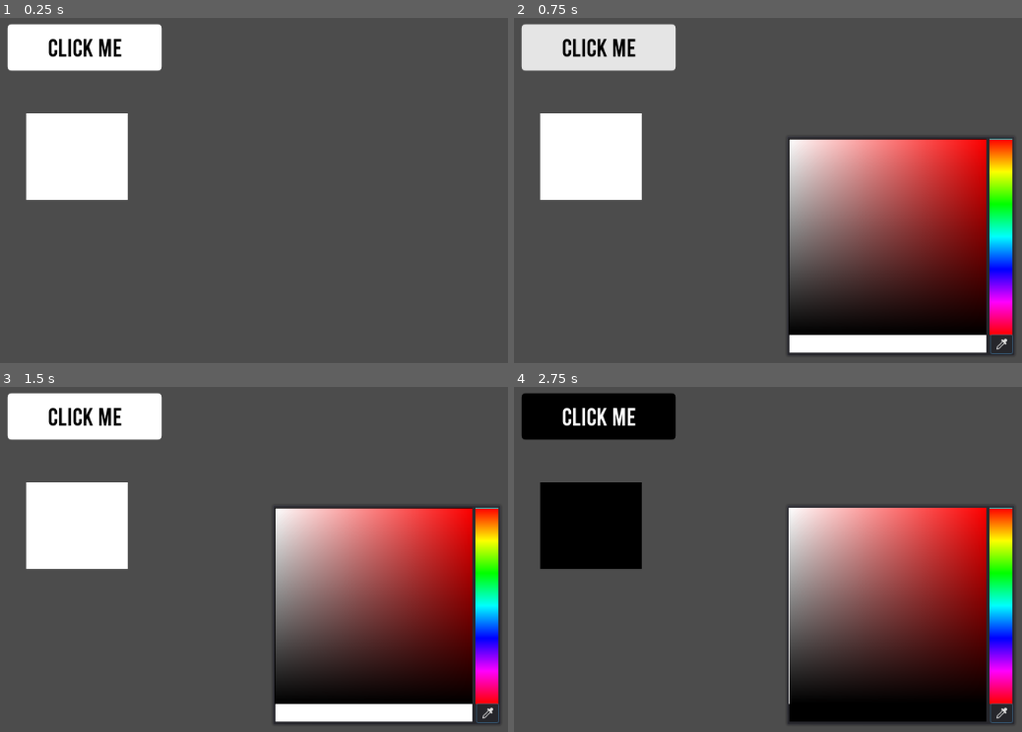
Above: before the commit, frames 1-4 (two rows, left to right).
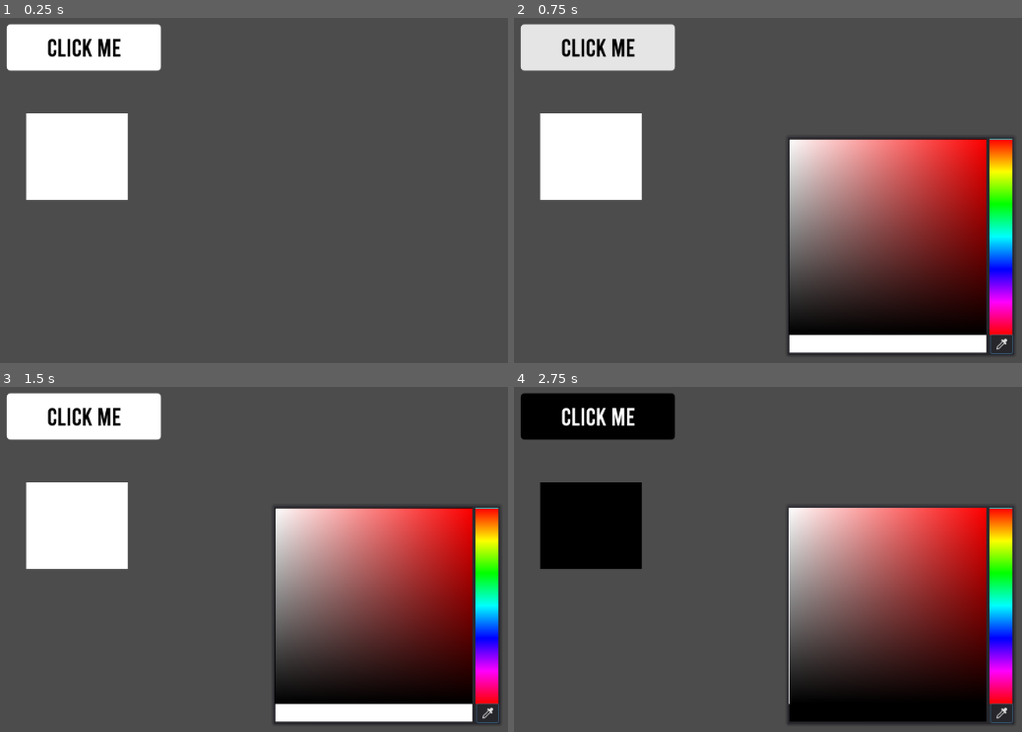
Above: after the commit, the same moments.

Repository: andrew-wilkes/godot-color-picker-text-button
Game: Godot game, scene res://Demo/Demo.tscn
The game is run twice, just before and just after one commit, with the same random seed, the same clock (stepped at 60 frames per second) and the same inputs.
Inputs (mouse positions are in pixels of both pictures, inside the frame that each line leads up to):
- Up to frame 1 (0.25 s): no input
- Up to frame 2 (0.75 s): click (600, 49) at 0.5 s
- Up to frame 3 (1.5 s): click (487, 714) at 1.25 s
- Up to frame 4 (2.75 s): click (600, 418) at 2 s

The runs differ from the first frame. In frame 1, 0.5% of the frame differs, in the area x 1-32%, y 1-16%; in frame 2, 0.4%; in frame 3, 0.5%; in frame 4, 0.4%.

Commit message:
Enhance docs

Diff:
--- a/Demo/Demo.tscn
+++ b/Demo/Demo.tscn
@@ -36,9 +36,9 @@
 }
 
 [node name="ColorPickerTextButton" type="Button" parent="."]
-margin_left = 20.0
+margin_left = 19.0
 margin_top = 10.0
-margin_right = 220.0
+margin_right = 219.0
 margin_bottom = 70.0
 custom_styles/hover = SubResource( 1 )
 custom_styles/pressed = SubResource( 2 )
Not shown, changed: README.md
Not shown, changed: TESTS.md
